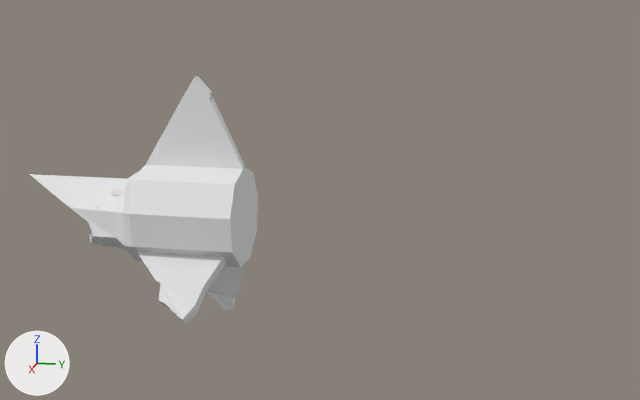
Two versions of the Blender file Assets/Models/Shark/shark.blend, one commit apart.
Both versions are drawn from a camera (50 mm lens) standing at (16.27, 5.76, 4.47) and looking at (0.04, 2.51, 0.42). The axes (+X, +Y, +Z) are drawn at lower left. The lights are the same throughout.

The first picture shows 'Shark'.
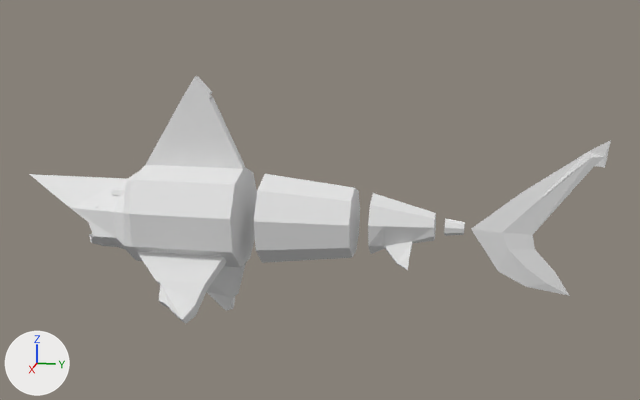
Location of each change, [x1, y1, x2, y2] in pixels of the pictures (640 x 400 px):
'Shark', turned
    before: [29, 76, 258, 324]
    after: [29, 76, 257, 324]
'SharkBody', added
    after: [254, 174, 360, 263]
'SharkFin', added
    after: [471, 140, 611, 296]
'SharkBack', added
    after: [368, 193, 436, 271]
'SharkTail', added
    after: [444, 218, 465, 236]

What the commit changed:
Material 'SharkBody' (mat_sharkbody) is new.
Its base color is (0.8, 0.8, 0.8) (white #e7e7e7).
Material 'SharkBack' (mat_sharkback) is new.
Its base color is (0.8, 0.8, 0.8) (white #e7e7e7).
Material 'SharkFin' (mat_sharkfin) is new.
Its base color is (0.8, 0.8, 0.8) (white #e7e7e7).
Material 'SharkTail' (mat_sharktail) is new.
Its base color is (0.8, 0.8, 0.8) (white #e7e7e7).
me_cylinder_001 has 1054 vertices, 915 faces and spans x -2.69..2.14, y -1.56..1.22, z -1.0..3.56.
me_cylinder_001 is used by ob_shark; location (0.0, 0.0, 0.0); rotation (1.571, 1.366, 6.283), in degrees (90, 78, 360).
me_cylinder_001 part 1: the whole mesh is multiplied about the mesh origin by the matrix ((0.203, 0.979, 0.0), (0.0, 0.0, -1.0), (-0.979, 0.203, 0.0)).
Mesh me_cylinder is new.
It is a 9-sided cut cone along y (radius 0.88 at the low end, 0.68 at the high end) spanning x -0.87..0.87, y -0.88..0.88, z -0.83..0.88.
It uses material mat_sharkbody (its picture is missing).
Mesh me_cylinder_002 is new.
It has 50 vertices, 46 faces and spans x -0.614..0.6, y -0.594..0.594, z -0.716..0.594.
It uses material mat_sharkback (its picture is missing).
Mesh me_plane is new.
It has 42 vertices, 30 faces and spans x -0.06..0.05, y -0.59..1.79, z -1.31..1.65.
It uses material mat_sharkfin (its picture is missing).
Mesh me_cylinder_007 is new.
It has 18 vertices, 11 faces and spans x -0.163..0.163, y -0.183..0.182, z -0.152..0.169.
It uses material mat_sharktail (its picture is missing).
Object 'Shark' (ob_shark) turns from (90, 78, 360) to (0, 0, 0) degrees about x, y and z.
Object 'SharkBody' (ob_sharkbody) is new; it shows me_cylinder.
Its parent is ob_shark.
Its location is (0.0, 2.301, 0.0).
Object 'SharkBack' (ob_sharkback) is new; it shows me_cylinder_002.
Its parent is ob_shark.
Its location is (0.0, 4.12, 0.0).
Object 'SharkFin' (ob_sharkfin) is new; it shows me_plane.
Its parent is ob_shark.
Its location is (0.0, 5.974, 0.107).
Object 'SharkTail' (ob_sharktail) is new; it shows me_cylinder_007.
Its parent is ob_shark.
Its location is (0.0, 5.082, -0.00295).
